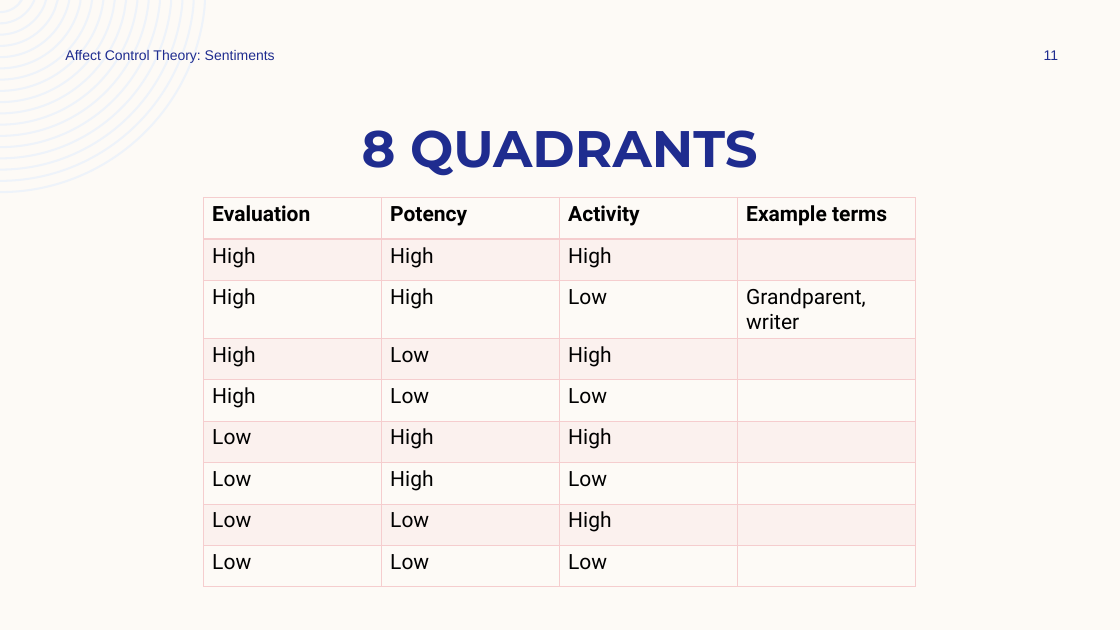
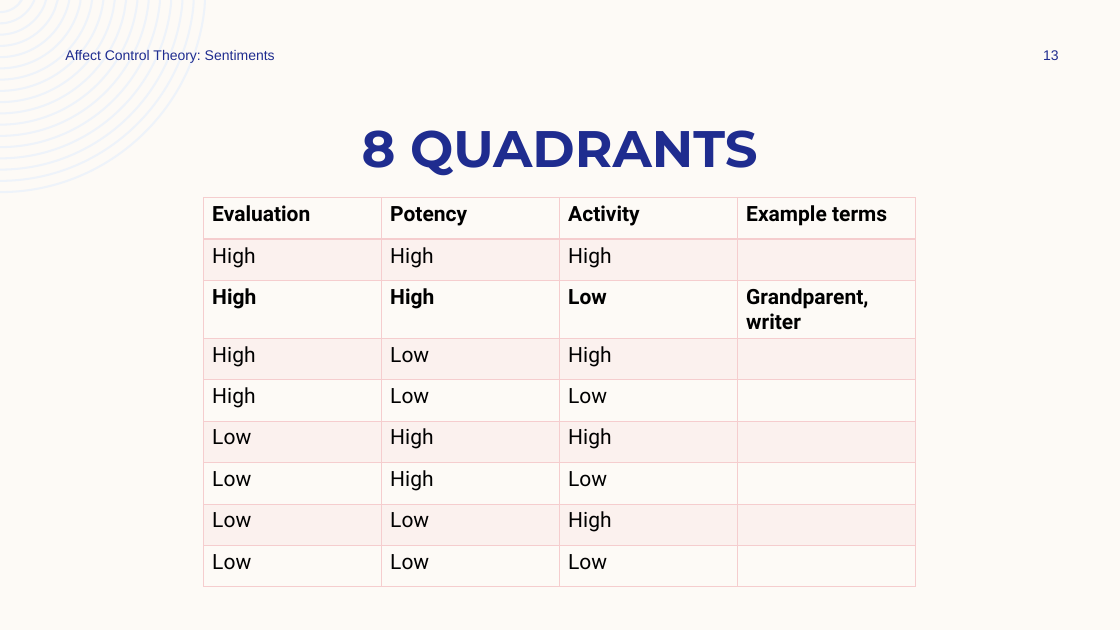
Before and after one commit to ekmaloney/soc490s, a slide deck: slide 13 of slides/jan_26.pptx (slide 11 before the commit). Drawn at 1120x630 pixels with LibreOffice and Linux fonts; fonts in the diff are those of the drawing. Boxes give left, top, right and bottom in pixels: in the first picture for what was removed or moved away, otherwise in the second. Text is boxed around its words. In the diff, an @@ line names an element or a change of style, - is before the commit and + after.

```diff
--- a/slides/jan_26.pptx
+++ b/slides/jan_26.pptx
@@ page number at bbox=[1043, 50, 1059, 60]: text changed @@
-11
+13
@@ table at bbox=[204, 198, 917, 588] @@
@@ bold on in "High", "High", "Low", "Grandparent," and 1 more places @@
```
Also in this commit, not shown: 10 other slides changed, 2 slides added, 14 other files.
